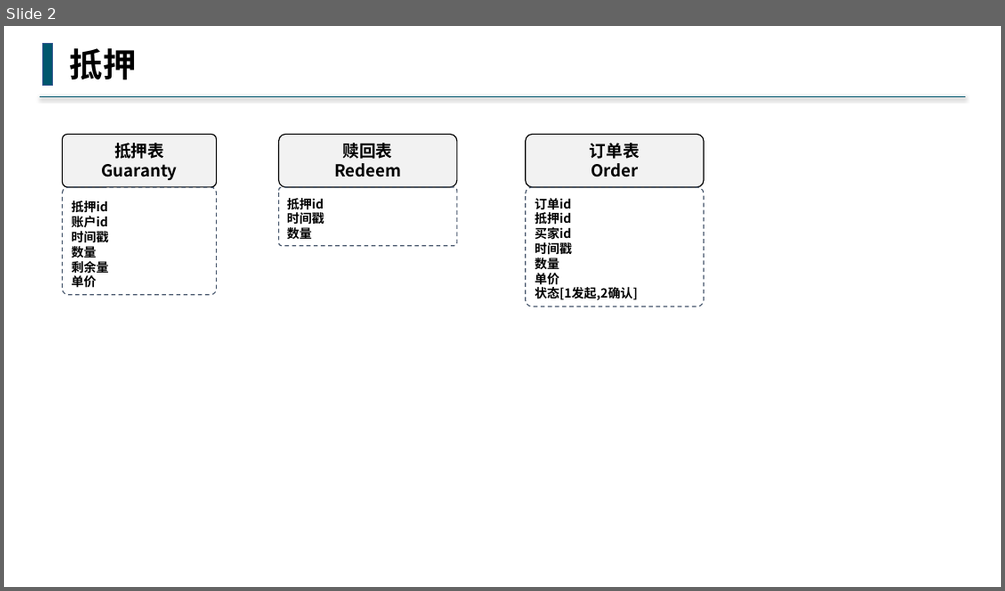
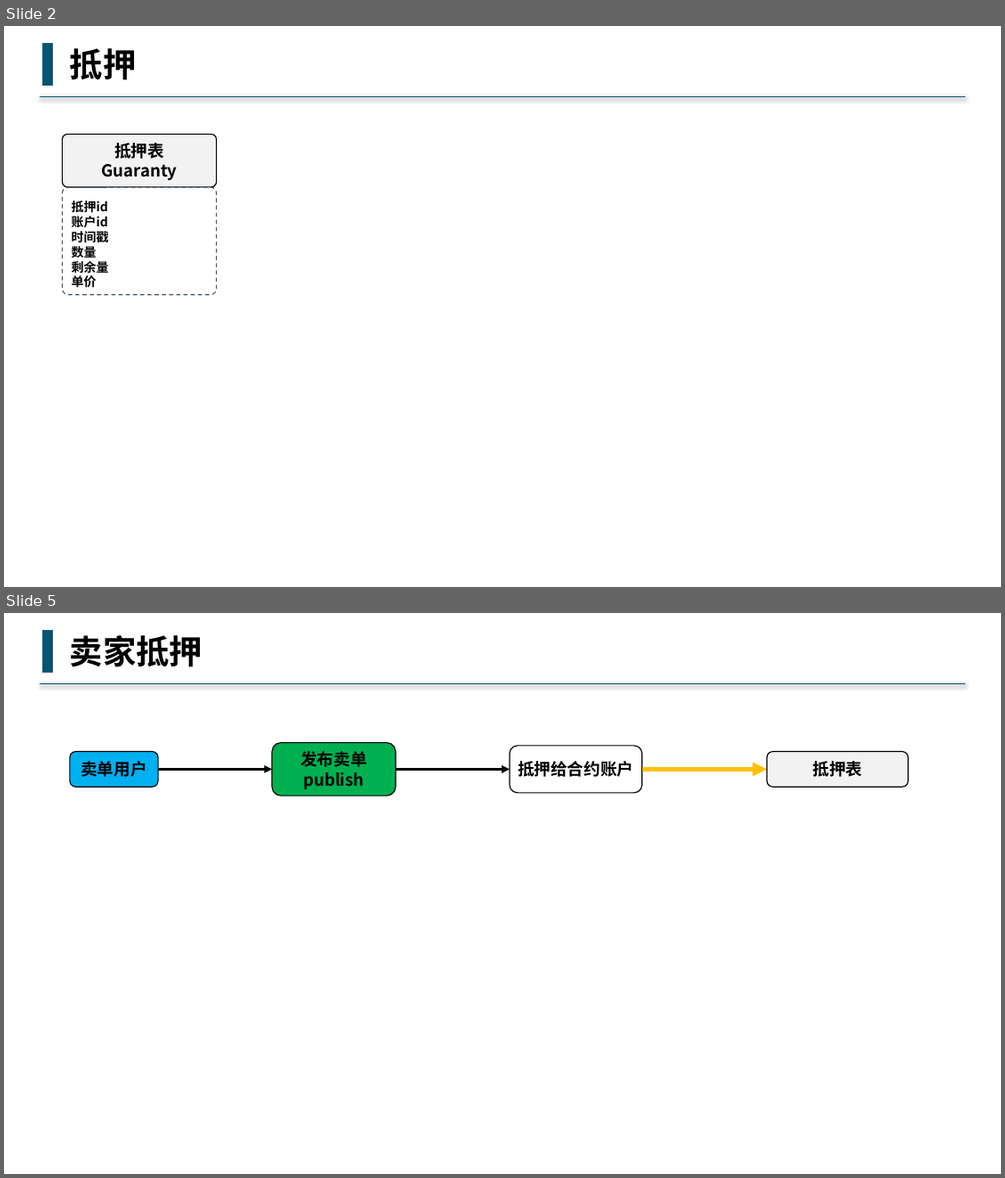
Before and after one commit to buddhachain/buddhaContract, a slide deck: doc/09.场外交易.pptx. Shown one above the other, each under a label of ours: slide 2 before the commit, slides 2 and 5 after it; the slides between them are not shown. The pictures are 1005x591 and 1005x1178 pixels, drawn with LibreOffice and Linux fonts; fonts in the diff are those of the drawing. Boxes give left, top, right and bottom in pixels: in the first picture for what was removed or moved away, otherwise in the second. Text is boxed around its words. In the diff, an @@ line names an element or a change of style, - is before the commit and + after.

Commit message:
更新场外交易合约

```diff
--- a/doc/09.场外交易.pptx
+++ b/doc/09.场外交易.pptx
@@ slide 5 added at bbox=[4, 613, 1001, 1174], background #FFFFFF @@
@@ rectangle added at bbox=[43, 630, 53, 672], fill #00576E, outline #325491 1 pt @@
@@ text added at bbox=[70, 635, 202, 667], 32 pt, text #000000, bold @@
+卖家抵押
@@ line added from (966, 684) to (39, 684), #00576E 1.5 pt @@
@@ rounded rectangle added at bbox=[272, 742, 395, 795], fill #00B050, outline #000000 1 pt, 16 pt, text #000000, bold @@
+发布卖单
+publish
@@ rounded rectangle added at bbox=[510, 746, 642, 793], fill #FFFFFF, outline #000000 1 pt, 16 pt, text #000000, bold @@
+抵押给合约账户
@@ rounded rectangle added at bbox=[70, 751, 158, 787], fill #00B0F0, outline #000000 1 pt, 16 pt, text #000000, bold @@
+卖单用户
@@ arrow added from (158, 770) to (272, 770), #000000 2.5 pt @@
@@ arrow added from (396, 770) to (510, 770), #000000 2.5 pt @@
@@ arrow added from (642, 770) to (767, 770), #FFC000 4.5 pt @@
@@ rounded rectangle added at bbox=[767, 751, 908, 787], fill #F2F2F2, outline #000000 1 pt, 16 pt, text #000000, bold @@
+抵押表
@@ slide 2 changed as well @@
@@ rounded rectangle removed at bbox=[278, 135, 456, 187] @@
-赎回表
-Redeem
@@ rounded rectangle removed at bbox=[526, 135, 704, 187] @@
-订单表
-Order
@@ rounded rectangle removed at bbox=[278, 187, 456, 245] @@
-抵押id
-时间戳
-数量
@@ rounded rectangle removed at bbox=[526, 187, 704, 306] @@
-订单id
-抵押id
-买家id
-时间戳
-数量
-单价
-状态[1发起,2确认]
```
Also in this commit, not shown: 3 other slides changed, 2 other slides added.
